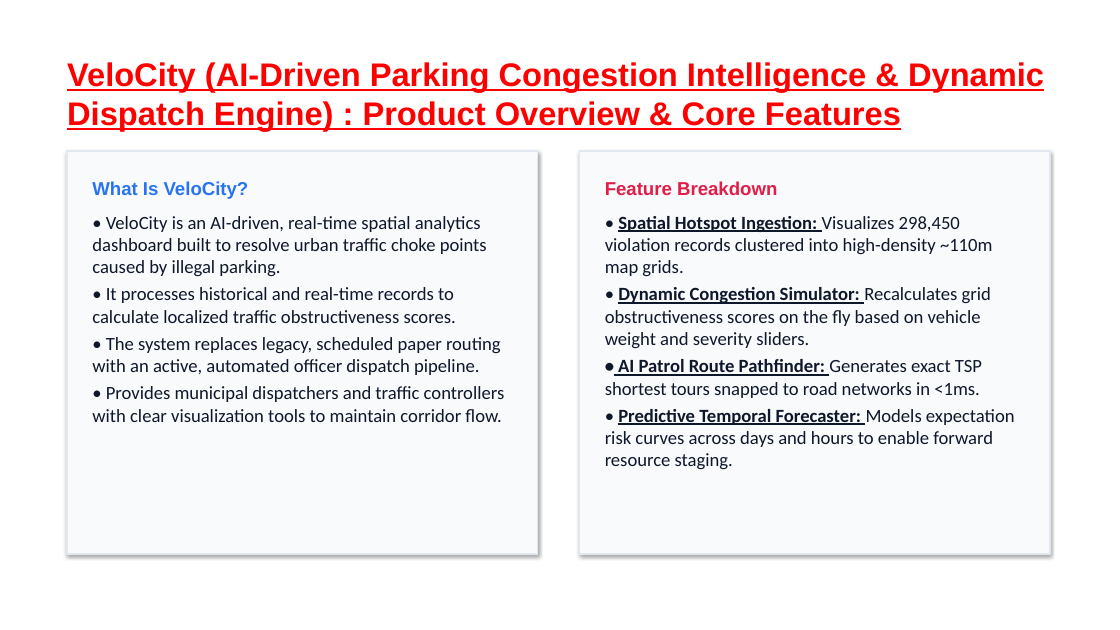
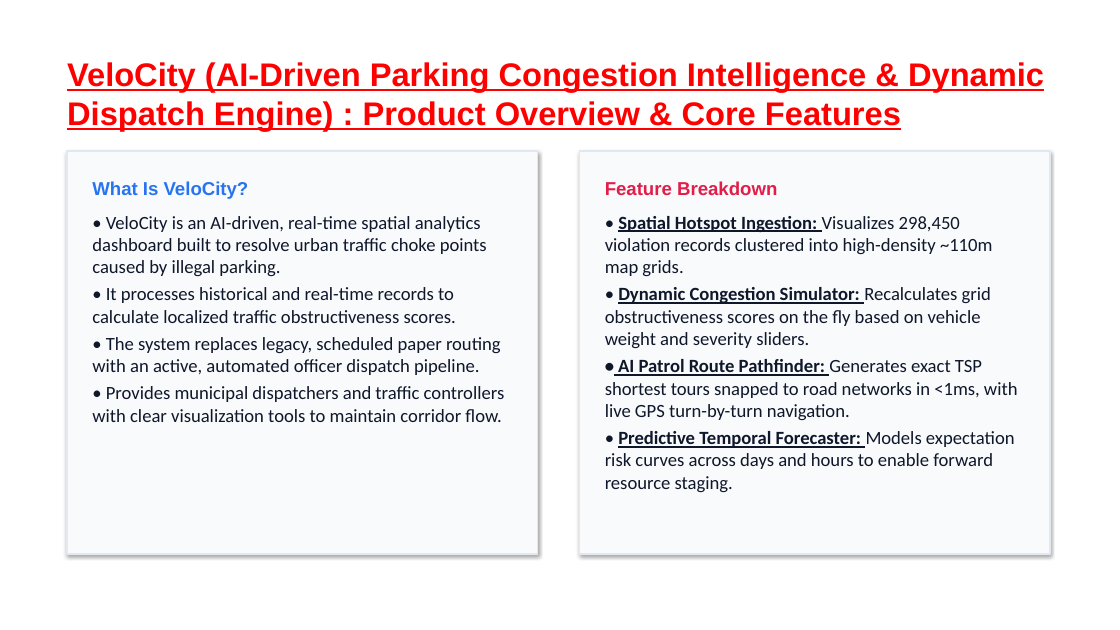
Before and after one commit to sb01022006/ai-parking-congestion-intelligence, a slide deck: slide 3 of Flikart_Grid_Lock_hackathon_Round_2_Confluent.pptx. Drawn at 1120x630 pixels with LibreOffice and Linux fonts; fonts in the diff are those of the drawing; background and template pictures are left out. Boxes give left, top, right and bottom in pixels: in the first picture for what was removed or moved away, otherwise in the second. Text is boxed around its words. In the diff, an @@ line names an element or a change of style, - is before the commit and + after.

Commit message:
Update Slide 3 to include GPS turn-by-turn navigation description

```diff
--- a/Flikart_Grid_Lock_hackathon_Round_2_Confluent.pptx
+++ b/Flikart_Grid_Lock_hackathon_Round_2_Confluent.pptx
@@ text at <box>605,359,1018,420</box>: text changed @@
-• AI Patrol Route Pathfinder: Generates exact TSP shortest tours snapped to road networks in <1ms.
+• AI Patrol Route Pathfinder: Generates exact TSP shortest tours snapped to road networks in <1ms, with live GPS turn-by-turn navigation.
```
Also in this commit, not shown: 3 other slides changed.
